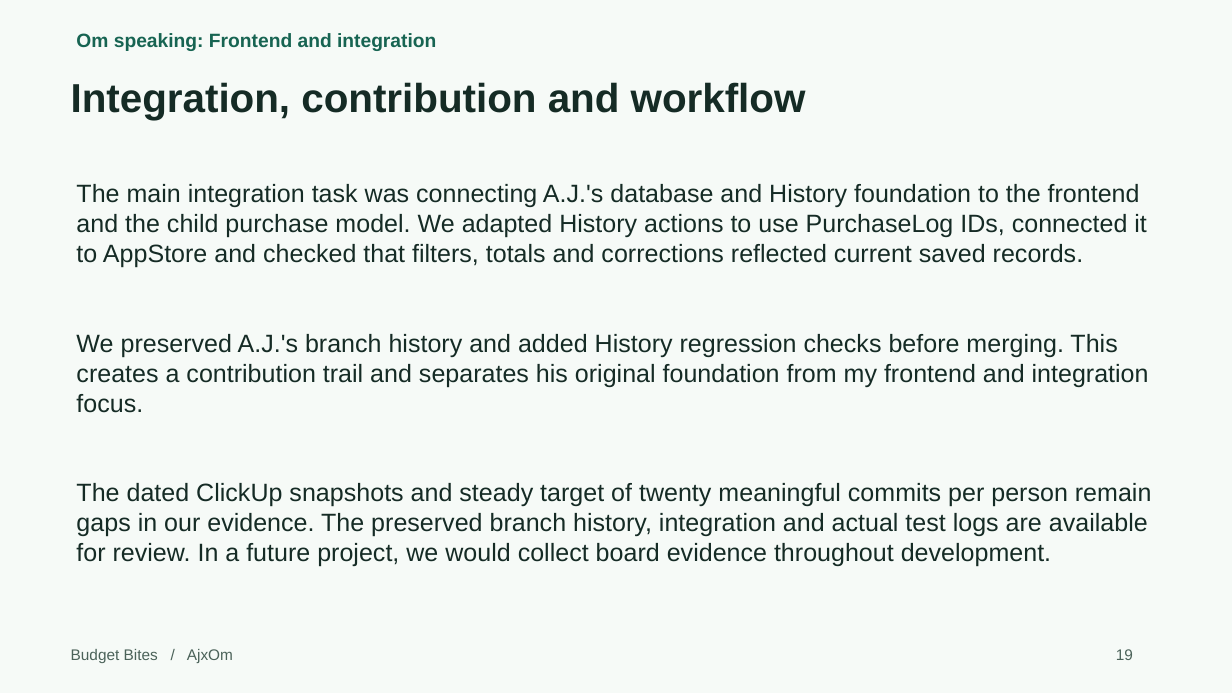
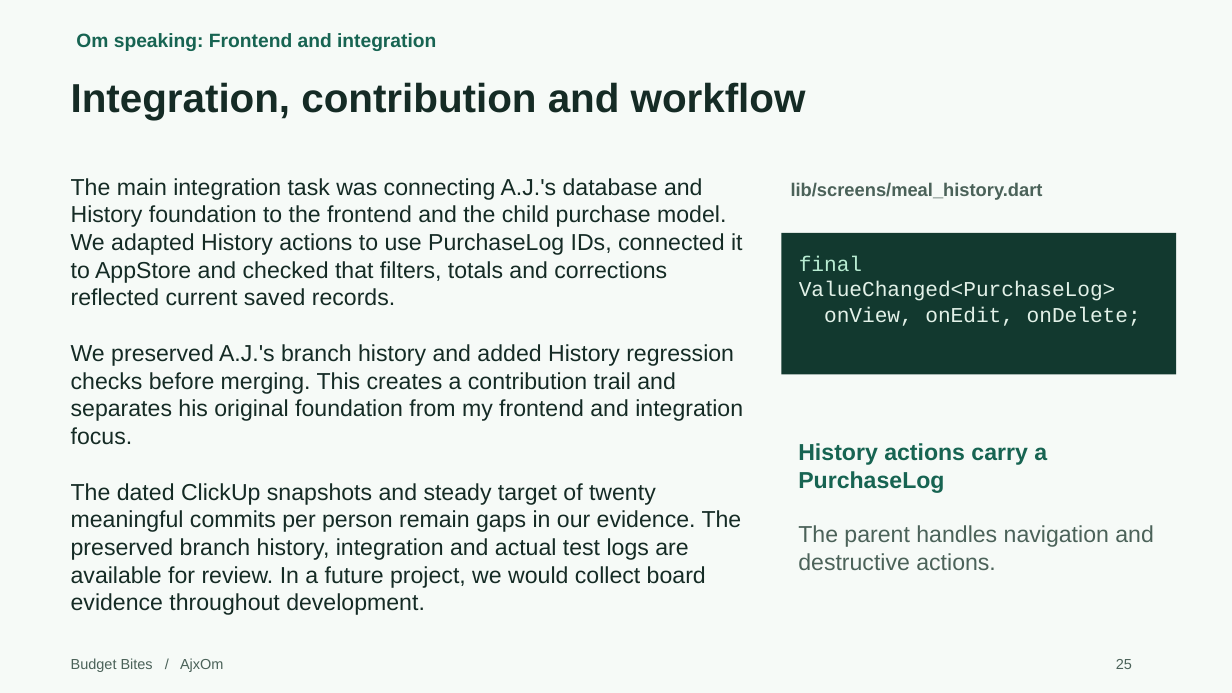
Before and after one commit to Omswaroopreddyudumula/ajxom-budget-bites, a slide deck: slide 25 of submission/Project1_Presentation.pptx (slide 19 before the commit). Drawn at 1232x693 pixels with LibreOffice and Linux fonts; fonts in the diff are those of the drawing. Boxes give left, top, right and bottom in pixels: in the first picture for what was removed or moved away, otherwise in the second. Text is boxed around its words. In the diff, an @@ line names an element or a change of style, - is before the commit and + after.

```diff
--- a/submission/Project1_Presentation.pptx
+++ b/submission/Project1_Presentation.pptx
@@ text at [71,178,743,306]: size 19.5 to 18 pt in "The main integration task was connecting A.J.'s ..." @@
@@ text added at [791,182,1043,199], 14.2 pt, text #4B6259, bold @@
+lib/screens/meal_history.dart
@@ rectangle added at [782,233,1177,374], fill #12392F, 16.5 pt, text #E2F1E8 @@
+final ValueChanged<PurchaseLog>
+onView, onEdit, onDelete;
@@ text at [71,344,743,615]: paragraphs added @@
+We preserved A.J.'s branch history and added History regression checks before merging. This creates a contribution trail and separates his original foundation from my frontend and integration focus.
+The dated ClickUp snapshots and steady target of twenty meaningful commits per person remain gaps in our evidence. The preserved branch history, integration and actual test logs are available for review. In a future project, we would collect board evidence throughout development.
@@ text removed at [76,334,1149,413] @@
-We preserved A.J.'s branch history and added History regression checks before merging. This creates a contribution trail and separates his original foundation from my frontend and integration focus.
@@ text added at [798,443,1047,493], 18 pt, text #176452, bold @@
+History actions carry a PurchaseLog
@@ text removed at [76,483,1152,567] @@
-The dated ClickUp snapshots and steady target of twenty meaningful commits per person remain gaps in our evidence. The preserved branch history, integration and actual test logs are available for review. In a future project, we would collect board evidence throughout development.
@@ text added at [798,525,1154,570], 18 pt, text #4B6259 @@
+The parent handles navigation and destructive actions.
@@ text "Budget Bites / AjxOm": place and size @@
-text "Budget Bites / AjxOm" at [71,649,233,663]
+text "Budget Bites / AjxOm" at [71,658,223,672]
@@ text "Budget Bites / AjxOm" at [71,658,223,672]: size 12 to 11.2 pt @@
@@ text removed at [1116,649,1133,660] @@
-19
@@ text added at [1116,659,1132,669], 11.2 pt, text #4B6259 @@
+25
```
Also in this commit, not shown: 21 other slides changed, 6 slides added, 3 other files.
